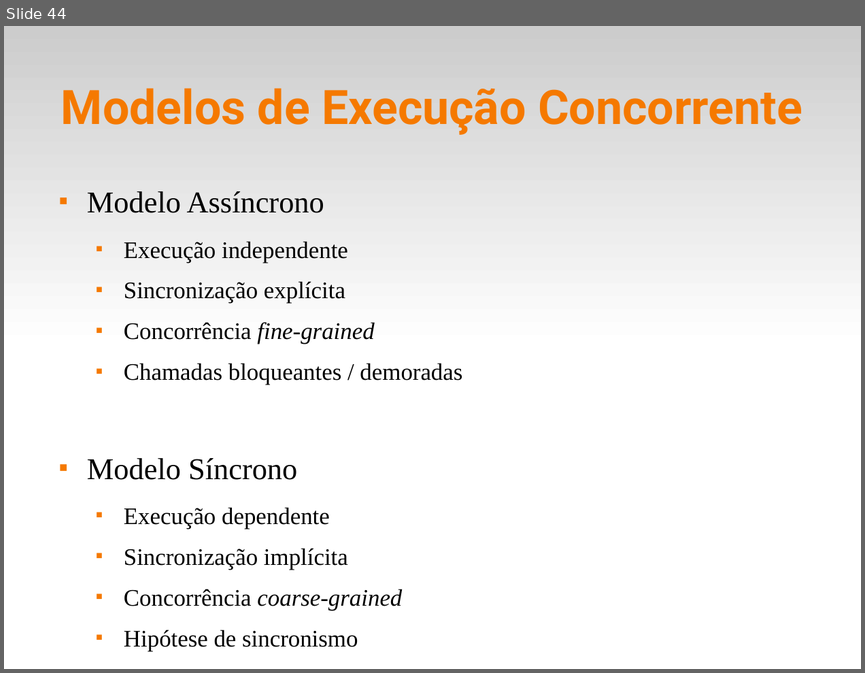
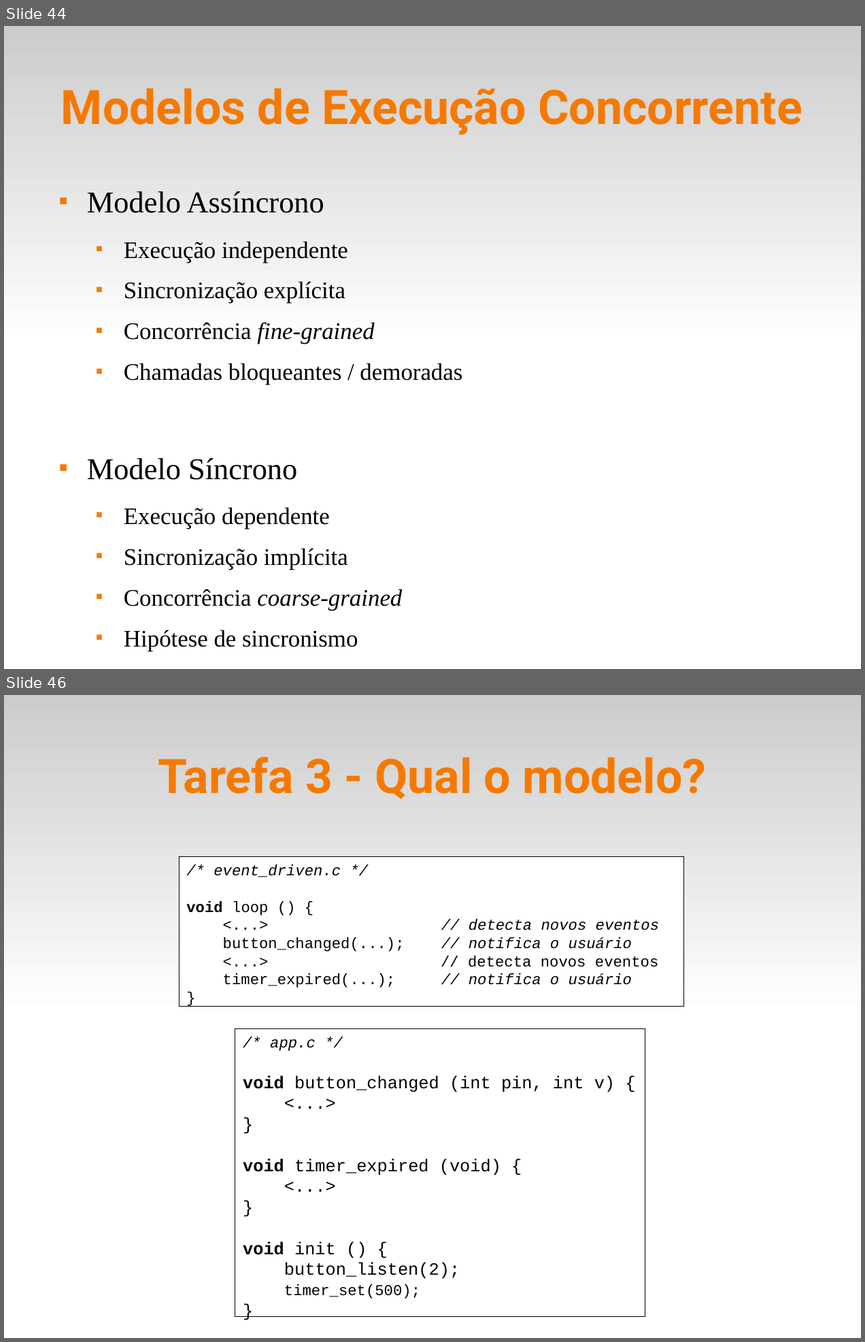
Before and after one commit to fsantanna-uerj/reativos, a slide deck: slides/03_modelos.odp. Shown one above the other, each under a label of ours: slide 44 before the commit, slides 44 and 46 after it; the slides between them are not shown. The pictures are 865x673 and 865x1342 pixels, drawn with LibreOffice and Linux fonts; fonts in the diff are those of the drawing. Boxes give left, top, right and bottom in pixels: in the first picture for what was removed or moved away, otherwise in the second. Text is boxed around its words. In the diff, an @@ line names an element or a change of style, - is before the commit and + after.

Commit message:
(>) matriz de modelos

```diff
--- a/slides/03_modelos.odp
+++ b/slides/03_modelos.odp
@@ slide 46 added at bbox=[4, 695, 861, 1338], background #FFFFFF; not listed: 1 template element that a slide beside it also shows @@
@@ title added at bbox=[158, 757, 706, 799], 44 pt, text #F57900, bold @@
+Tarefa 3 - Qual o modelo?
@@ rectangle added at bbox=[179, 857, 684, 1006], fill #FFFFFF, outline #000000 0 pt, 14 pt, text #000000 @@
+/* event_driven.c */
+void loop () {
+<...> // detecta novos eventos
+button_changed(...); // notifica o usuário
+<...> // detecta novos eventos
+timer_expired(...); // notifica o usuário
+}
@@ rectangle added at bbox=[235, 1029, 645, 1317], fill #FFFFFF, outline #000000 0 pt, 16 pt, text #000000 @@
+/* app.c */
+void button_changed (int pin, int v) {
+<...>
+}
+void timer_expired (void) {
+<...>
+}
+void init () {
+button_listen(2);
+timer_set(500);
+}
```
Also in this commit, not shown: 3 other slides added, 1 other file.
